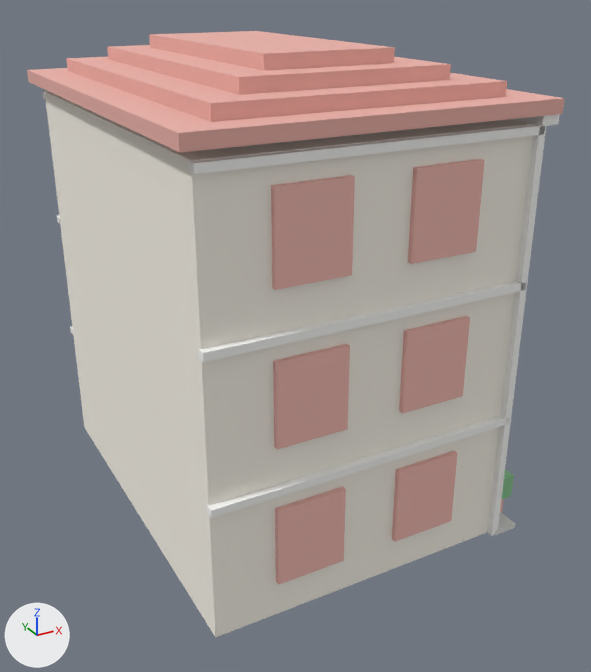
The FBX model Assets/Resources/CoastRun/Models/FShop_Tall.fbx: old version first, new version second.
Rendered twice from a 50 mm camera at (-9.93, -13.93, 10.18) aimed at (-2.61, -0.62, 3.52). Every picture has the same lights, and +X, +Y and +Z are marked at lower left. The picture after the commit comes second. Where no turn or scale is listed for an object, it has been applied to the vertices.

The first picture shows 'FShop_Tall'.
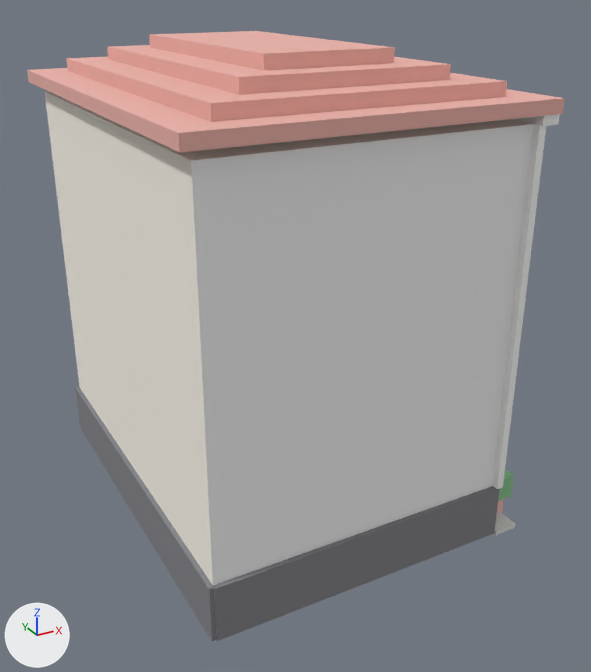
Where the change shows, as pixel boxes (x1, y1, x2, y2) in the pictures (591 x 672 px; the box of a moved part takes in the faces that stretch with it):
'FShop_Tall', reshaped
    before: (27, 31, 565, 637)
    after: (27, 31, 565, 641)
part 1 of me_body_001, added
    after: (212, 486, 500, 641)
part 2 of me_body_001, added
    after: (75, 387, 216, 641)
part 3 of me_body_001, deleted
    before: (42, 91, 545, 585)
part 4 of me_body_001, moved or reshaped
    before: (488, 124, 546, 536)
    after: (493, 124, 546, 489)
part 5 of me_body_001, recoloured
    before: (192, 124, 534, 637)
    after: (191, 124, 534, 585)

Diff of the bpy script that builds the scene:
```diff
--- a/Assets/Resources/CoastRun/Models/FShop_Tall.fbx.py
+++ b/Assets/Resources/CoastRun/Models/FShop_Tall.fbx.py
@@ mat_stone @@
+mat_stone = principled_material('Stone')
+mat_stone.base_color = (0.22, 0.22, 0.24)  # grey #818186
+mat_stone.roughness = 0.85
@@ me_body_001 @@
 # used by ob_fshop_tall; location = (0.0, 0.0, 0.0)
 # verts and faces of me_body_001; kept vertices keep their numbers, new ones are numbered from 344
 # before: 288 (-0.09, -4.13, 0.0) at pixel (491, 536), 290 (-0.09, -3.95, 0.0), 292 (0.05, -4.13, 0.0) at pixel (497, 533), 294 (0.05, -3.95, 0.0)
-me_body_001.from_pydata(...)  # 344 vertices, 258 faces; spans x -6.25..0.7, y -4.25..4.25, z 0.0..9.13
+me_body_001.from_pydata(...)  # 128 vertices, 96 faces; spans x -6.25..0.7, y -4.25..4.25, z 0.0..9.13
+# me_body_001 part 1: a new loose piece, a box spanning x -6.01..0.01, y -4.09..-3.97, z 0.0..1.1, in mat_stone (grey #818186)
+# me_body_001 part 2: a new loose piece, a box spanning x -6.09..-5.97, y -4.05..4.05, z 0.0..1.1, in mat_stone (grey #818186)
+# me_body_001 part 3: 30 loose pieces with 240 vertices, spanning x -6.03..0.03, y -4.13..4.13, z 0.72..7.99, are deleted
+# me_body_001 part 4
+for i in [288, 290, 292, 294]: verts[i] += (0.0, 0.0, 1.1)
+# me_body_001 part 5: 2 faces spanning x -6.0..0.0, y -4.0..4.0, z 0.0..8.0 switch from mat_wall (white #fdf8ed) to mat_facadefront (white #f3f3f3)
+# other edits to the shape of me_body_001 do not show in these pictures
 me_body_001.materials.append(mat_trim)
@@ me_body_001 @@
 me_body_001.materials.append(mat_frame)
-me_body_001.materials.append(mat_glass)  # blue #b3d4e5
 me_body_001.materials.append(mat_leaf)
 me_body_001.materials.append(mat_concrete)
+me_body_001.materials.append(mat_stone)  # grey #818186
```
